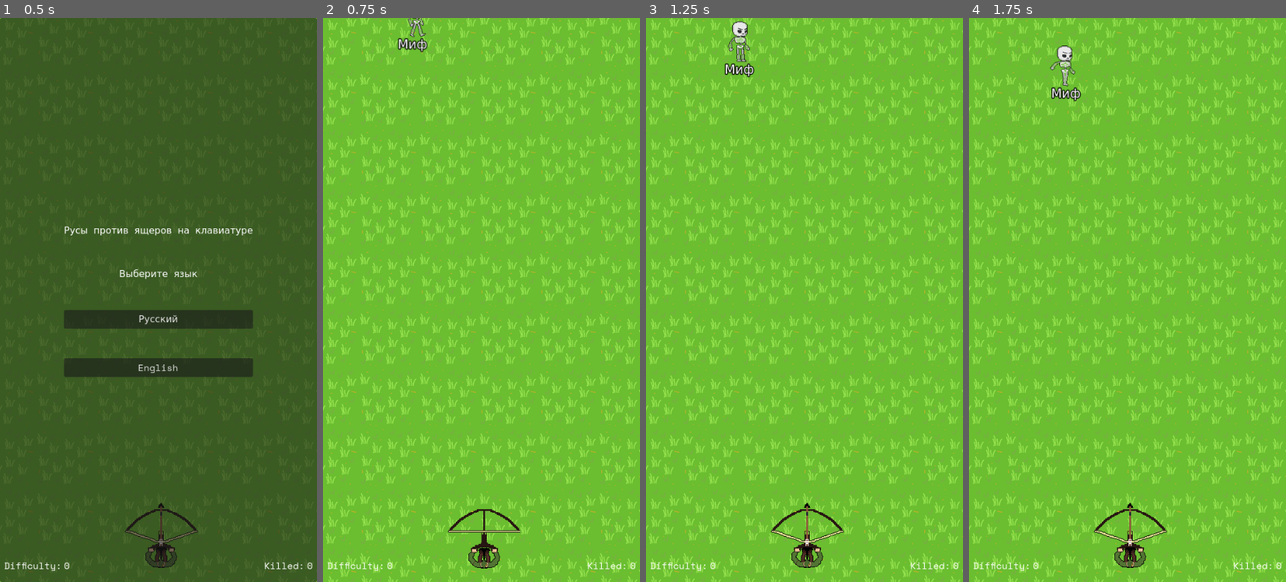
Above: before the commit, frames 1-4 (left to right).
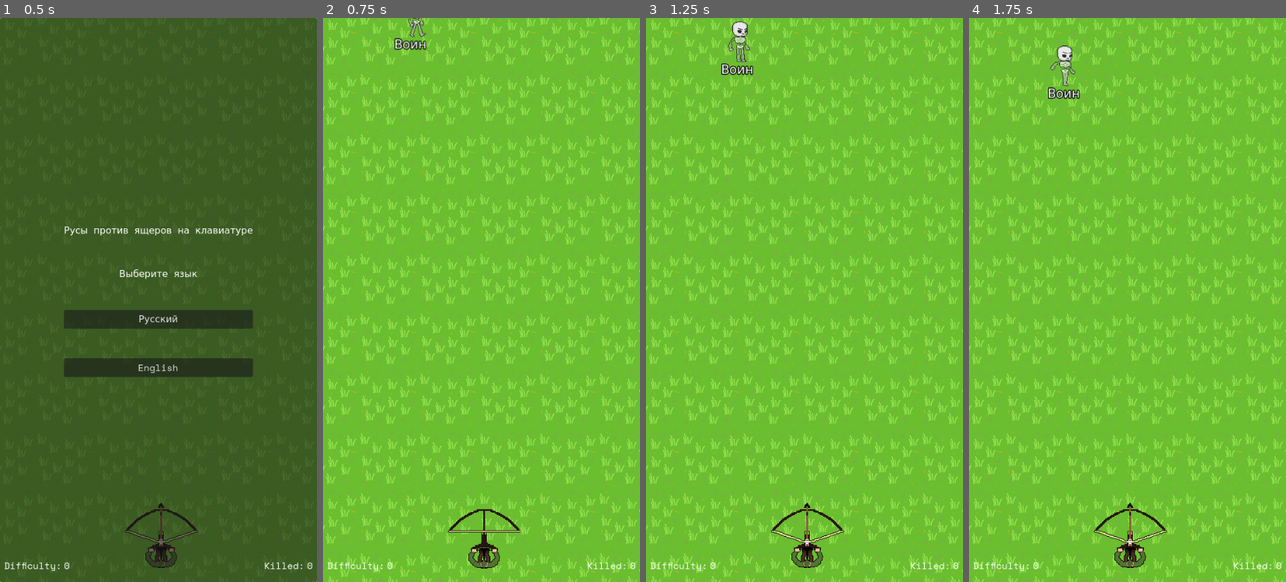
Above: after the commit, the same moments.

Repository: AshTrait0r/shootemup
Game: Godot game, scene res://Scenes/Main.tscn
Two runs of this game, one before a commit and one after it. Both use one fixed random seed, a clock stepped at 60 frames per second and the inputs below.
Inputs:
- Up to frame 1 (0.5 s): no input
- Up to frame 2 (0.75 s): click "Русский" at 0.5 s
- Up to frame 3 (1.25 s): no input
- Up to frame 4 (1.75 s): tap Enter at 1.25 s

Frame 1 is identical in both runs. In frame 2, 0.2% of the frame differs, in the area x 22-33%, y 3-7%; in frame 3, 0.2%; in frame 4, 0.2%, in the area x 24-36%, y 12-15%.

Commit message:
replaced using of txt files for strings for now, mirrored enemies

Diff:
--- a/Scenes/Enemy.tscn
+++ b/Scenes/Enemy.tscn
@@ -553,9 +553,9 @@
 script = ExtResource("1_tn8v1")
 
 [node name="RichTextLabel" type="RichTextLabel" parent="."]
-offset_left = -87.0
+offset_left = -90.0
 offset_top = 36.0
-offset_right = 93.0
+offset_right = 90.0
 offset_bottom = 70.0
 theme_override_colors/font_shadow_color = Color(0, 0, 0, 1)
 theme_override_constants/shadow_offset_x = 0
--- a/Scripts/Enemy.gd
+++ b/Scripts/Enemy.gd
@@ -10,6 +10,7 @@
 @export_range(0,1000,0.1) var speed: float
 @export var health: int
 
+@onready var sprite = $AnimatedSprite2D
 @onready var prompt = $RichTextLabel
 @onready var prompt_text = prompt.text
 
@@ -21,6 +22,8 @@
 
 
 func _ready() -> void:
+	if global_position.x > 270:
+		sprite.set_flip_h(true)
 	prompt_text = PromptList.get_prompt()
 	health = prompt_text.length()
 	prompt.parse_bbcode(set_center_tags(prompt_text))
@@ -28,6 +31,11 @@
 
 
 func _physics_process(_delta: float) -> void:
+
+	if global_position.x > 270:
+		sprite.set_flip_h(true)
+	else:
+		sprite.set_flip_h(false)
 
 	if is_stunned:
 		velocity = Vector2.ZERO
--- a/Scripts/PromptList.gd
+++ b/Scripts/PromptList.gd
@@ -1,78 +1,8 @@
 extends Node
 
+var allwords: Array = []
 
-var allwords = []
-
-var words = [
-	"привет",
-	"пока",
-	"мама",
-	"папа",
-	"дядя",
-	"орех",
-	"билал",
-	"курица",
-	"овца",
-	"дерево",
-	"куст",
-	"скелет",
-	"некромант",
-	"бегемот",
-	"абориген",
-	"орк",
-	"кролик",
-	"слон",
-	"зомби",
-	"волшебник",
-	"чудо",
-	"магия",
-	"стрела",
-	#"write",
-	#"while",
-	#"letter",
-	#"before",
-	#"name",
-	#"night",
-	#"must",
-	#"mean",
-	#"home",
-	#"which",
-	#"time",
-	#"left",
-	#"make",
-	#"year",
-	#"around",
-	#"story",
-	#"sometimes",
-	#"group",
-	#"took",
-	#"begin",
-	#"mother",
-	#"river",
-	#"earth",
-	#"some",
-	#"point",
-	#"give",
-	#"went",
-	#"give",
-	#"something",
-	#"without",
-	#"study",
-	#"miss",
-	#"this",
-	#"really",
-	#"family",
-	#"carry",
-	#"know",
-	#"took",
-	#"read",
-	#"began",
-	#"year",
-	#"feet",
-	#"father"
-]
-
-var special_characters = [
+var special_characters: Array = [
 	".",
 	"!",
 	"?"
@@ -81,17 +11,19 @@
 func load_dictionary() -> Array:
 
 	var current_language = Global.current_language
-	var file = FileAccess.open("assets/englishdictionary.txt", FileAccess.READ)
+	#var file = FileAccess.open("assets/englishdictionary.txt", FileAccess.READ)
 
 	if current_language == "rus":
-		file = FileAccess.open("assets/russiandicktionary.txt", FileAccess.READ)
-	if current_language == "eng":
-		file = FileAccess.open("assets/englishdictionary.txt", FileAccess.READ)
+		allwords = russian_words.split(",")
+		#file = FileAccess.open("assets/russiandicktionary.txt", FileAccess.READ)
+	elif current_language == "eng":
+		allwords = english_words.split(",")
+		#file = FileAccess.open("assets/englishdictionary.txt", FileAccess.READ)
 
-	var content = file.get_as_text()
-	var strarr = content.split("\n")
-	file.close()
-	return strarr
+	#var content = file.get_as_text()
+	#var strarr = content.split("\n")
+	#file.close()
+	return allwords
 
 func get_prompt() -> String:
 
@@ -109,3 +41,21 @@
 	var actual_word = word.substr(0, 1).to_upper() + word.substr(1).to_lower()
 
 	return actual_word
+
+var english_words: String = "Dragon,Magic,Wizard,Elf,Dwarf,Castle,Forest,\
+Fairy,Sorcery,Quest,Ruin,Prophecy,Giant,Mermaid,Animal,Potion,\
+Spell,Dungeon,Artifact,Ghost,Element,Shapeshifter,Carpet,Portal,\
+Clan,Time,Celestial,Temple,Curse,Creature,Divine,Alchemy,Tome,\
+Maze,Centaur,Phoenix,Siren,Projection,Crystal,Sword,Ritual,Passageway,\
+Goblin,Nymph,Guardian,Seer,Changeling,Dreamwalker,Elixir,Realm,Fateweaver,\
+Grove,Map,Plain,Wyvern,Chaos,Ring,Necromancer,Assassin,Storm,Academy,\
+Rider,Ship,Relic,Flame,Spirit,Giant,Library,Amulet,Oath,Wraith,Thread,\
+Battle,Lake,Caravan,Timekeeper,Oath,Golem,Sigil,Crystal,Coven,Masquerade,\
+Convergence,Cycle,Familiar,Garden,City,Stargazer,Balance,Mirror,Court,Harmony,Realm,Wind,Peace"
+
+var russian_words: String = "Эльф,Орк,Гном,Фея,Меч,Демон,Король,Принц,Замок,Чудо,\
+Закон,Тролль,Герой,Подарок,Зелье,Персонаж,Загадка,Сокровище,\
+Портал,Миф,Проклятие,Путешествие,Эпос,Призрак,Легенда,Эпик,Существо,\
+Кристалл,Колдун,Волшебство,Воин,Квест,Фантазия,Приключение,Чудовище,\
+Дракон,Волшебный,Магия,Таинство,Волшебник,Принцесса,Заклинание,Воинство,\
+Затерянный,Сокровищница,Волшебство,Магический,Приключение,Заклинатель"\
Not shown, changed: export_presets.cfg
